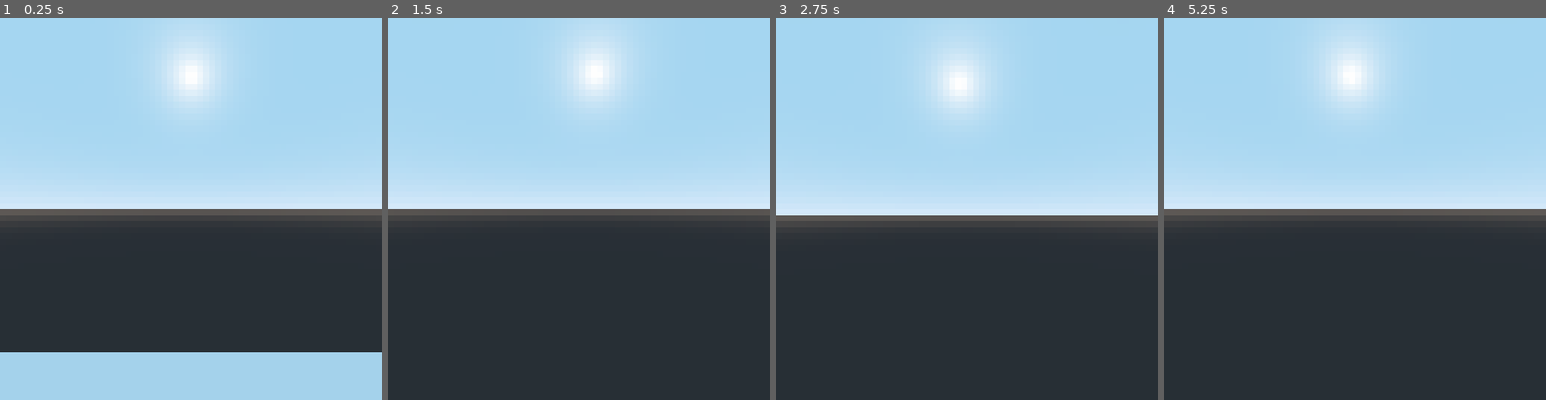
Above: before the commit, frames 1-4 (left to right).
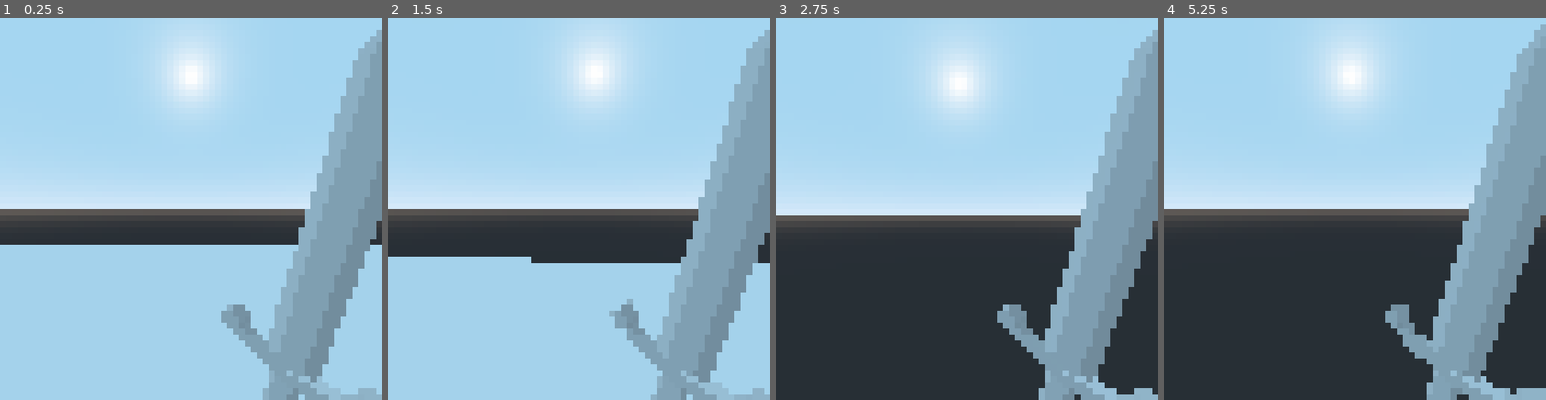
Above: after the commit, the same moments.

Repository: lmedinam/molags-curse
Game: Godot game, scene res://level/level.tscn
Two runs of this game, one before a commit and one after it. Both use one fixed random seed, a clock stepped at 60 frames per second and the inputs below.
Inputs (mouse positions are in pixels of both pictures, inside the frame that each line leads up to):
- Up to frame 1 (0.25 s): no input
- Up to frame 2 (1.5 s): tap Enter at 0.5 s; move the mouse to (598, 209) at 0.52 s; hold Up (ui_up) from 0.53 s (still down); move the mouse to (559, 209) at 1.27 s
- Up to frame 3 (2.75 s): keep holding Up (ui_up); move the mouse to (974, 201) at 2.02 s
- Up to frame 4 (5.25 s): keep holding Up (ui_up); tap Space at 2.75, 4.25 s; move the mouse to (1351, 216) at 2.77 s; tap Enter at 3.5, 5 s; move the mouse to (1385, 212) at 3.52 s; move the mouse to (1324, 205) at 4.27 s; move the mouse to (1358, 209) at 5.02 s

The runs differ from the first frame. In frame 1, 37% of the frame differs, in the area x 0-100%, y 3-100%; in frame 2, 44%; in frame 3, 16%; in frame 4, 16%.

Commit message:
Player sword smooth rotation

Diff:
--- a/level/level.tscn
+++ b/level/level.tscn
@@ -3,10 +3,10 @@
 [ext_resource path="res://player/player.tscn" type="PackedScene" id=1]
 
 [sub_resource type="QuadMesh" id=1]
-size = Vector2( 5, 5 )
+size = Vector2( 20, 20 )
 
 [sub_resource type="BoxShape" id=2]
-extents = Vector3( 2.5, 2.5, 0.1 )
+extents = Vector3( 10, 10, 0.1 )
 
 [node name="Level" type="Spatial"]
 
--- a/player/player.gd
+++ b/player/player.gd
@@ -22,10 +22,17 @@
 			camera_angle += change
 
 func _physics_process(delta):
-	var direction = Vector3()
-
 	var c_basis = $Head/Camera.global_transform.basis
 	var h_basis = $Head.global_transform.basis
+	var o_basis = $Objects.transform.basis
+
+	var current_rot = Quat($Objects.transform.basis)
+	var target_rot = Quat(c_basis)
+	var smoothrot = current_rot.slerp(target_rot, 0.20)
+
+	$Objects.transform.basis = Basis(smoothrot)
+
+	var direction = Vector3()
 
 	if Input.is_action_pressed("ui_down"):
 		direction += h_basis.z
--- a/player/player.tscn
+++ b/player/player.tscn
@@ -1,6 +1,7 @@
-[gd_scene load_steps=3 format=2]
+[gd_scene load_steps=4 format=2]
 
 [ext_resource path="res://player/player.gd" type="Script" id=1]
+[ext_resource path="res://player/sword.gltf" type="PackedScene" id=2]
 
 [sub_resource type="CapsuleShape" id=1]
 radius = 0.35
@@ -18,3 +19,9 @@
 
 [node name="Camera" type="Camera" parent="Head"]
 fov = 90.0
+
+[node name="Objects" type="Spatial" parent="."]
+transform = Transform( 1, 0, 0, 0, 1, 0, 0, 0, 1, 0, 1.8, 0 )
+
+[node name="Sword" parent="Objects" instance=ExtResource( 2 )]
+transform = Transform( 0.198267, -0.739942, -0.642788, 0.965926, 0.258819, 0, 0.166366, -0.620885, 0.766044, 0.5, -0.85, -1 )
--- a/project.godot
+++ b/project.godot
@@ -22,6 +22,10 @@
 [autoload]
 
 GameManager="*res://game_manager.gd"
+
+[debug]
+
+settings/fps/force_fps=25
 
 [display]
 
Not shown, added: enemies/zombie.gltf
Not shown, added: enemies/zombie.gltf.import
Not shown, added: player/sword.gltf
Not shown, added: player/sword.gltf.import
